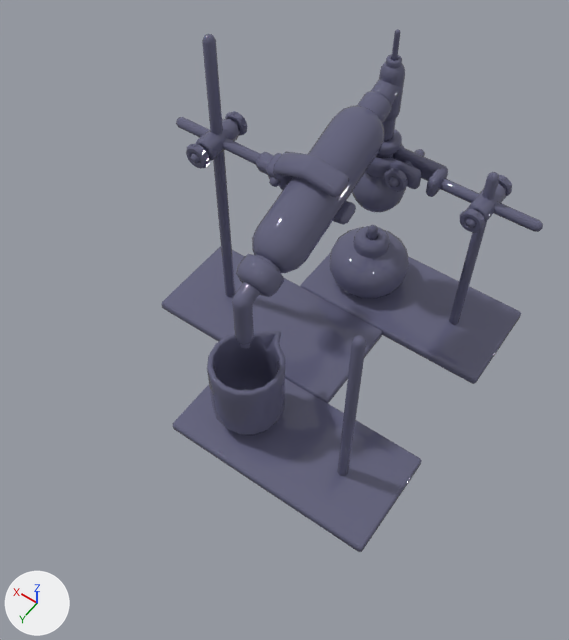
The FBX model LastMoon/Assets/_Resources/Model/Station/New Station/Station Material Shader/Construction/Model/Constructing_Distiller.fbx: old version first, new version second.
Rendered twice from a 50 mm camera at (-2.42, 3.85, 6.21) aimed at (-0.18, 0.71, 1.28). The axes (+X, +Y, +Z) are drawn at lower left. The lights are the same throughout. Where no turn or scale is listed for an object, it has been applied to the vertices. Vertices at the same position are counted once.

The older version as bpy lines, for what is in view:
```python
me_mesh = bpy.data.meshes.new('Mesh')
me_mesh.from_pydata(...)  # 7179 vertices, 7500 faces; spans x -0.5..2.5, y -0.5..2.5, z 0.0..3.0
me_mesh.materials.append(mat_mat_base)  # blue #63637e
ob_stand_base001 = bpy.data.objects.new('Stand_Base001', me_mesh)
ob_stand_base001.location = (-1.0, -1.0, 0.0)
```
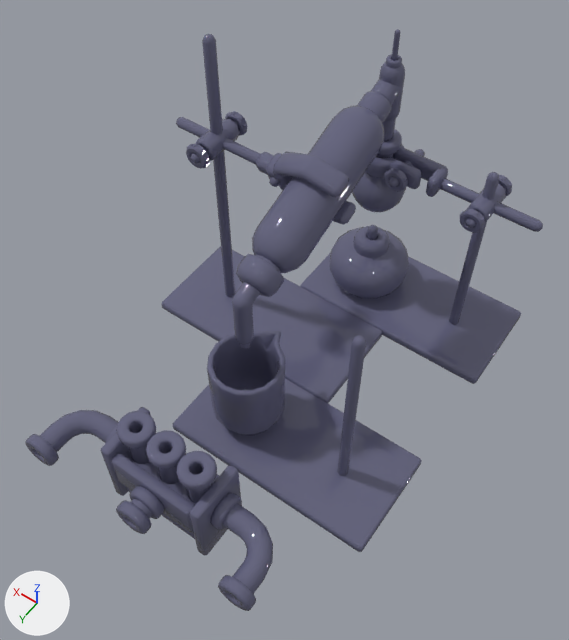
Where the newer file only moved an object's origin or applied its transform, the numbers keep the older frame.

Changed parts and their boxes [x1, y1, x2, y2] in the pictures (569 x 640 px):
'Stand_Base001', reshaped (36% wider, 11% taller)
    before: [161, 29, 543, 552]
    after: [25, 29, 543, 611]
part 1 of me_mesh, added (blue)
    after: [25, 407, 273, 611]

The change, as a diff of the scene's bpy script:
```diff
--- a/LastMoon/Assets/_Resources/Model/Station/New Station/Station Material Shader/Construction/Model/Constructing_Distiller.fbx.py
+++ b/LastMoon/Assets/_Resources/Model/Station/New Station/Station Material Shader/Construction/Model/Constructing_Distiller.fbx.py
@@ me_mesh @@
 # used by ob_stand_base001; location = (-1.0, -1.0, 0.0)
-me_mesh.from_pydata(...)  # 7179 vertices, 7500 faces; spans x -0.5..2.5, y -0.5..2.5, z 0.0..3.0
+me_mesh.from_pydata(...)  # 11077 vertices, 11564 faces; spans x -0.5..2.5, y -0.5..3.5, z 0.0..3.0
+# me_mesh part 1: 3898 vertices added at x -0.15..2.15, y 2.75..3.5, z 0.0..0.95
 me_mesh.materials.append(mat_mat_base)
```
